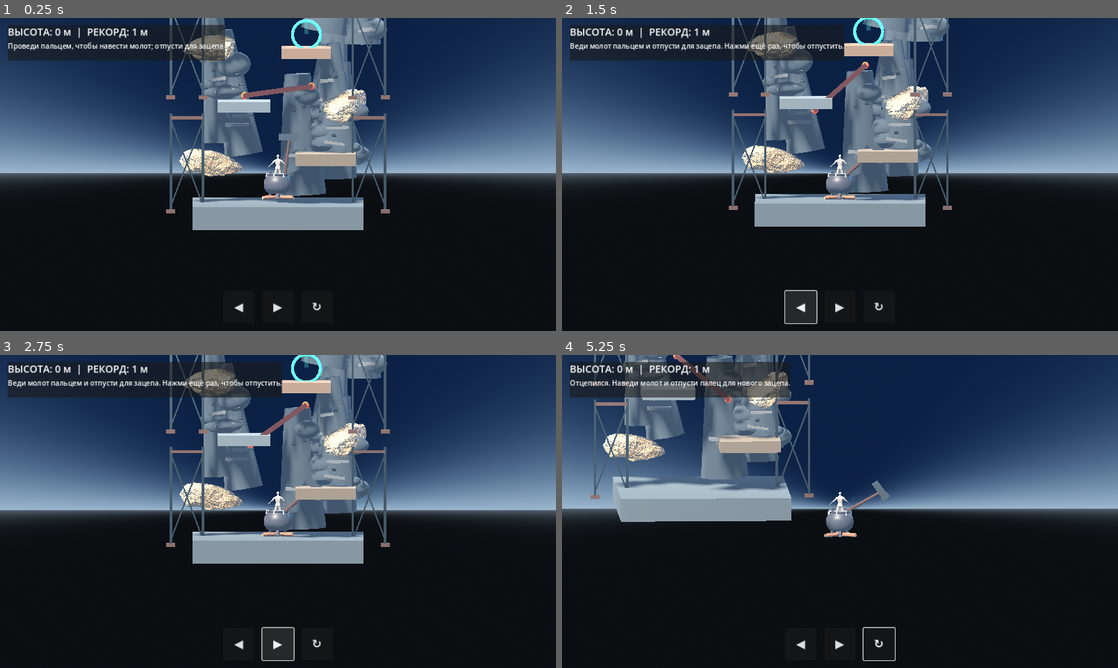
Above: before the commit, frames 1-4 (two rows, left to right).
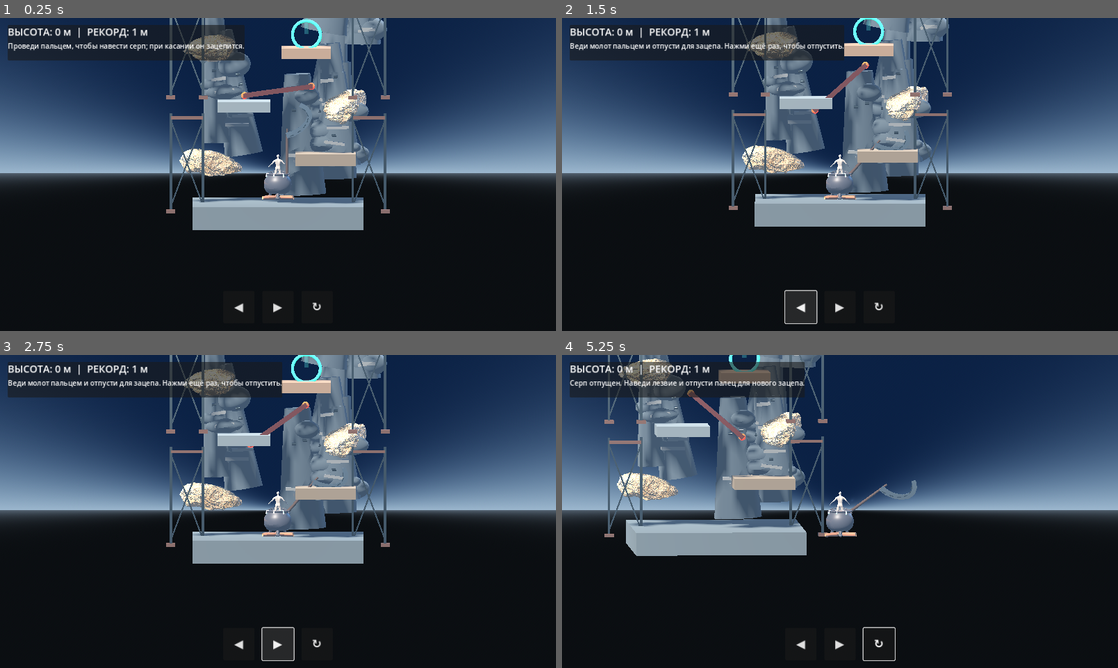
Above: after the commit, the same moments.

Repository: uchihabaha05-del/CLIMB-MASTER
Game: Godot game, scene res://scenes/main.tscn
Two runs of this game, one before a commit and one after it. Both use one fixed random seed, a clock stepped at 60 frames per second and the inputs below.
Inputs (mouse positions are in pixels of both pictures, inside the frame that each line leads up to):
- Up to frame 1 (0.25 s): no input
- Up to frame 2 (1.5 s): click "↻" at 0.5 s; click "◀" at 1.25 s
- Up to frame 3 (2.75 s): click "▶" at 2 s
- Up to frame 4 (5.25 s): move the mouse to (962, 495) at 2.77 s; hold Right (ui_right) 2.78-3.5 s; click (962, 495) at 2.92 s; drag from (728, 527) to (812, 574) at 3.52 s; move the mouse to (895, 442) at 4.27 s; hold Right (ui_right) 4.28-5 s; drag from (812, 574) to (673, 464) at 5.02 s

The runs differ from the first frame. In frame 1, 0.7% of the frame differs, in the area x 23-57%, y 2-60%; in frame 2, 0.1%; in frame 3, 0.1%; in frame 4, 19%, in the area x 0-100%, y 0-65%.

Commit message:
Replace hammer with large collision-aware scythe

Diff:
--- a/scripts/player.gd
+++ b/scripts/player.gd
@@ -5,7 +5,7 @@
 const MOVE_ACCEL := 8.0
 const AIR_STEER := 3.2
 const MAX_HORIZONTAL_SPEED := 7.5
-const HAMMER_REACH := 4.8
+const SCYTHE_REACH := 5.0
 const HOOK_SPRING := 34.0
 const HOOK_DAMPING := 7.5
 const MAX_HOOK_ACCEL := 42.0
@@ -15,6 +15,10 @@
 var mobile := {"left": false, "right": false}
 var hammer_pivot: Node3D
 var hammer_head: Node3D
+var scythe_contact_valid := false
+var scythe_contact_point := Vector3.ZERO
+var scythe_contact_collider: Object = null
+var scythe_probe := SphereShape3D.new()
 var aim_angle := -0.72
 var aim_elevation := 0.0
 var dragging := false
@@ -26,7 +30,7 @@
 var hook_cooldown := 0.0
 var imported_skeleton: Skeleton3D
 var posed_bones: Array[int] = []
-var hook_feedback := "Проведи пальцем, чтобы навести молот; отпусти для зацепа."
+var hook_feedback := "Проведи пальцем, чтобы навести серп; при касании он зацепится."
 
 func _ready() -> void:
     global_position.z = PLAY_PLANE_Z
@@ -43,7 +47,8 @@
         # Keep the source rig intact until its exact bone map is verified.
     else:
         _make_fallback_human()
-    _make_hammer()
+    scythe_probe.radius = 0.22
+    _make_scythe()
 
 func _apply_seated_pose(root: Node) -> void:
     imported_skeleton = _find_skeleton(root)
@@ -226,61 +231,138 @@
         eye.material_override = eye_material
         add_child(eye)
 
-func _make_hammer() -> void:
+func _make_scythe() -> void:
     hammer_pivot = Node3D.new()
-    hammer_pivot.position = Vector3(0.48, 0.95, 0)
+    hammer_pivot.position = Vector3(0.48, 0.95, 0.0)
     add_child(hammer_pivot)
 
-    var handle := MeshInstance3D.new()
-    var rod := CylinderMesh.new()
-    rod.top_radius = 0.065
-    rod.bottom_radius = 0.09
-    rod.height = 2.05
-    handle.mesh = rod
-    handle.position = Vector3(0, 1.0, 0)
-    handle.rotation.z = -0.12
     var wood := StandardMaterial3D.new()
-    wood.albedo_color = Color(0.25, 0.12, 0.055)
+    wood.albedo_color = Color(0.19, 0.105, 0.055)
     wood.roughness = 0.82
-    handle.material_override = wood
-    hammer_pivot.add_child(handle)
-
-    var grip_material := StandardMaterial3D.new()
-    grip_material.albedo_color = Color(0.12, 0.075, 0.045)
-    grip_material.roughness = 0.94
-    for band_y in [0.48, 0.58, 0.68]:
+    var shaft := MeshInstance3D.new()
+    var shaft_mesh := CylinderMesh.new()
+    shaft_mesh.top_radius = 0.055
+    shaft_mesh.bottom_radius = 0.085
+    shaft_mesh.height = 2.55
+    shaft.mesh = shaft_mesh
+    shaft.position = Vector3(0.0, 1.20, 0.0)
+    shaft.material_override = wood
+    hammer_pivot.add_child(shaft)
+
+    var grip_mat := StandardMaterial3D.new()
+    grip_mat.albedo_color = Color(0.095, 0.055, 0.032)
+    grip_mat.roughness = 0.95
+    for band_y in [0.35, 0.47, 0.59, 0.71]:
         var grip := MeshInstance3D.new()
         var grip_mesh := TorusMesh.new()
-        grip_mesh.inner_radius = 0.067
-        grip_mesh.outer_radius = 0.092
+        grip_mesh.inner_radius = 0.058
+        grip_mesh.outer_radius = 0.082
         grip.mesh = grip_mesh
-        grip.position = Vector3(0, band_y, 0)
+        grip.position = Vector3(0.0, band_y, 0.0)
         grip.rotation.x = PI * 0.5
-        grip.material_override = grip_material
+        grip.material_override = grip_mat
         hammer_pivot.add_child(grip)
 
+    var steel := StandardMaterial3D.new()
+    steel.albedo_color = Color(0.72, 0.79, 0.83)
+    steel.metallic = 0.96
+    steel.roughness = 0.17
+    steel.metallic_specular = 0.95
+
+    # Large crescent blade assembled from overlapping tapered-looking metal segments.
+    var blade_points: Array[Vector2] = [
+        Vector2(0.00, 2.12),
+        Vector2(0.34, 2.22),
+        Vector2(0.72, 2.43),
+        Vector2(1.02, 2.72),
+        Vector2(1.18, 3.04),
+        Vector2(1.17, 3.34),
+        Vector2(0.99, 3.58),
+        Vector2(0.72, 3.72)
+    ]
+    for i in range(blade_points.size() - 1):
+        var start := blade_points[i]
+        var finish := blade_points[i + 1]
+        var segment := MeshInstance3D.new()
+        var segment_mesh := BoxMesh.new()
+        var length := start.distance_to(finish)
+        segment_mesh.size = Vector3(length + 0.08, 0.30 - float(i) * 0.012, 0.12)
+        segment.mesh = segment_mesh
+        segment.position = Vector3((start.x + finish.x) * 0.5, (start.y + finish.y) * 0.5, 0.0)
+        segment.rotation.z = (finish - start).angle()
+        segment.material_override = steel
+        hammer_pivot.add_child(segment)
+
+    # Dark inner cutting edge gives the crescent a readable silhouette.
+    for i in range(1, blade_points.size() - 1):
+        var point := blade_points[i]
+        var edge := MeshInstance3D.new()
+        var edge_mesh := BoxMesh.new()
+        edge_mesh.size = Vector3(0.22, 0.045, 0.135)
+        edge.mesh = edge_mesh
+        edge.position = Vector3(point.x - 0.10, point.y - 0.12, 0.0)
+        edge.rotation.z = (blade_points[i + 1] - blade_points[i - 1]).angle()
+        var dark_steel := StandardMaterial3D.new()
+        dark_steel.albedo_color = Color(0.22, 0.29, 0.33)
+        dark_steel.metallic = 0.9
+        dark_steel.roughness = 0.25
+        edge.material_override = dark_steel
+        hammer_pivot.add_child(edge)
+
     hammer_head = Node3D.new()
-    hammer_head.position = Vector3(0, 2.02, 0)
+    hammer_head.position = Vector3(0.72, 3.72, 0.0)
     hammer_pivot.add_child(hammer_head)
 
-    var head_mesh := MeshInstance3D.new()
-    var box := BoxMesh.new()
-    box.size = Vector3(0.92, 0.34, 0.42)
-    head_mesh.mesh = box
-    var metal := StandardMaterial3D.new()
-    metal.albedo_color = Color(0.55, 0.59, 0.62)
-    metal.metallic = 0.92
-    metal.roughness = 0.2
-    head_mesh.material_override = metal
-    hammer_head.add_child(head_mesh)
-
-    var cap := MeshInstance3D.new()
-    var cap_mesh := BoxMesh.new()
-    cap_mesh.size = Vector3(0.2, 0.43, 0.46)
-    cap.mesh = cap_mesh
-    cap.position.x = 0.48
-    cap.material_override = metal
-    hammer_head.add_child(cap)
+func _scythe_sample_points() -> Array[Vector3]:
+    return [
+        Vector3(0.0, 0.65, 0.0),
+        Vector3(0.0, 1.15, 0.0),
+        Vector3(0.0, 1.70, 0.0),
+        Vector3(0.0, 2.15, 0.0),
+        Vector3(0.38, 2.25, 0.0),
+        Vector3(0.74, 2.48, 0.0),
+        Vector3(1.03, 2.76, 0.0),
+        Vector3(1.18, 3.08, 0.0),
+        Vector3(1.16, 3.37, 0.0),
+        Vector3(0.98, 3.58, 0.0),
+        Vector3(0.72, 3.72, 0.0)
+    ]
+
+func _query_scythe_collision(angle: float) -> Dictionary:
+    var space := get_world_3d().direct_space_state
+    var local_basis := Basis(Vector3(0.0, 0.0, 1.0), angle)
+    for local_point in _scythe_sample_points():
+        var world_point := hammer_pivot.global_position + local_basis * local_point
+        var query := PhysicsShapeQueryParameters3D.new()
+        query.shape = scythe_probe
+        query.transform = Transform3D(Basis.IDENTITY, world_point)
+        query.exclude = [get_rid()]
+        query.collide_with_bodies = true
+        query.collide_with_areas = false
+        var overlaps := space.intersect_shape(query, 4)
+        if not overlaps.is_empty():
+            var contact := space.get_rest_info(query)
+            if contact.is_empty():
+                var candidate: Dictionary = overlaps[0]
+                contact = {"position": world_point, "collider": candidate.get("collider")}
+            return contact
+    return {}
+
+func _try_lock_scythe_angle(previous_angle: float, next_angle: float) -> bool:
+    var delta_angle := next_angle - previous_angle
+    var steps := maxi(1, int(ceil(absf(delta_angle) / 0.045)))
+    for step in range(1, steps + 1):
+        var sample_angle := lerpf(previous_angle, next_angle, float(step) / float(steps))
+        var contact := _query_scythe_collision(sample_angle)
+        if not contact.is_empty():
+            scythe_contact_valid = true
+            scythe_contact_point = contact.get("position", hammer_pivot.global_position)
+            scythe_contact_point.z = PLAY_PLANE_Z
+            scythe_contact_collider = contact.get("collider")
+            return false
+    scythe_contact_valid = false
+    scythe_contact_collider = null
+    return true
 
 func set_mobile_input(key: String, pressed: bool) -> void:
     if mobile.has(key):
@@ -291,6 +373,8 @@
     aim_elevation = 0.0
     anchored = false
     dragging = false
+    scythe_contact_valid = false
+    scythe_contact_collider = null
     hammer_pivot.rotation = Vector3.ZERO
     hook_cooldown = 0.0
     _update_hammer_pose()
@@ -331,7 +415,11 @@
 
 func _aim_from_drag(relative: Vector2) -> void:
     # Both screen axes rotate the hammer inside the fixed side-view XY plane.
-    aim_angle = clampf(aim_angle + (relative.x - relative.y) * 0.009, -PI * 0.92, PI * 0.92)
+    var previous_angle := aim_angle
+    var proposed_angle := clampf(aim_angle + (relative.x - relative.y) * 0.009, -PI * 0.92, PI * 0.92)
+    if _try_lock_scythe_angle(previous_angle, proposed_angle):
+        aim_angle = proposed_angle
+    # If the blade would cross a solid object, keep the last safe angle.
     aim_elevation = 0.0
     _update_hammer_pose()
 
@@ -364,7 +452,7 @@
     global_position.z = PLAY_PLANE_Z
 
     # A hook remains attached to the world point, never to the moving player.
-    if anchored and global_position.distance_to(anchor_point) > HAMMER_REACH * 2.6:
+    if anchored and global_position.distance_to(anchor_point) > SCYTHE_REACH * 2.6:
         _release_hook()
     for collision_index in range(get_slide_collision_count()):
         var collision := get_slide_collision(collision_index)
@@ -399,62 +487,35 @@
     if hook_cooldown > 0.0:
         return
     _update_hammer_pose()
-    var origin := hammer_head.global_position
-    var direction := (hammer_pivot.global_transform.basis * Vector3.UP).normalized()
-    var space := get_world_3d().direct_space_state
+
+    # If the blade touched a solid object while aiming, hook that exact contact.
     var hit: Dictionary = {}
-
-    # Sweep a small sphere along the hammer path for forgiving mobile controls.
-    var probe := SphereShape3D.new()
-    probe.radius = 0.24
-    var shape_query := PhysicsShapeQueryParameters3D.new()
-    shape_query.shape = probe
-    shape_query.exclude = [get_rid()]
-    shape_query.collide_with_bodies = true
-    shape_query.collide_with_areas = false
-    var step_distance := 0.16
-    var distance := step_distance
-    while distance <= HAMMER_REACH:
-        shape_query.transform = Transform3D(Basis.IDENTITY, origin + direction * distance)
-        var overlaps := space.intersect_shape(shape_query, 8)
-        if not overlaps.is_empty():
-            hit = space.get_rest_info(shape_query)
-            if hit.is_empty():
-                var candidate: Dictionary = overlaps[0]
-                if candidate.has("collider") and candidate["collider"] is CollisionObject3D:
-                    hit = {"collider": candidate["collider"], "position": origin + direction * distance}
-            if not hit.is_empty():
-                break
-        distance += step_distance
-
-    # A wider ray fan also catches narrow ledges and platform edges.
-    if hit.is_empty():
-        var side := direction.cross(Vector3.FORWARD).normalized()
-        if side.length() < 0.1:
-            side = Vector3.RIGHT
-        var query := PhysicsRayQueryParameters3D.create(origin, origin + direction * HAMMER_REACH)
+    if scythe_contact_valid:
+        hit = {"position": scythe_contact_point, "collider": scythe_contact_collider}
+    else:
+        var origin := hammer_pivot.global_position
+        var direction := (hammer_pivot.global_transform.basis * Vector3.UP).normalized()
+        var space := get_world_3d().direct_space_state
+        var query := PhysicsRayQueryParameters3D.create(origin, origin + direction * SCYTHE_REACH)
         query.exclude = [get_rid()]
         query.collide_with_areas = false
-        for offset in [Vector3.ZERO, side * 0.18, -side * 0.18, Vector3.UP * 0.18, Vector3.DOWN * 0.18, side * 0.32, -side * 0.32]:
-            query.from = origin + offset
-            query.to = origin + offset + direction * HAMMER_REACH
-            hit = space.intersect_ray(query)
-            if not hit.is_empty():
-                break
+        hit = space.intersect_ray(query)
 
     if not hit.is_empty():
-        anchor_point = hit.get("position", origin + direction * minf(distance, HAMMER_REACH))
+        anchor_point = hit.get("position", hammer_head.global_position)
         anchor_point.z = PLAY_PLANE_Z
         var actual_distance := global_position.distance_to(anchor_point)
-        rope_length = maxf(1.0, actual_distance - 0.65)
+        rope_length = maxf(1.0, actual_distance - 0.55)
         anchored = true
         hook_cooldown = 0.22
-        hook_feedback = "Зацеп! Нажми один раз, чтобы отцепиться."
+        hook_feedback = "Серп зацепился! Нажми, чтобы отпустить."
     else:
         anchored = false
-        hook_feedback = "Не попал. Подведи молот ближе к камню или платформе."
+        hook_feedback = "Серп не зацепился. Подведи лезвие к камню или платформе."
 
 func _release_hook() -> void:
     anchored = false
     hook_cooldown = 0.12
-    hook_feedback = "Отцепился. Наведи молот и отпусти палец для нового зацепа."
+    scythe_contact_valid = false
+    scythe_contact_collider = null
+    hook_feedback = "Серп отпущен. Наведи лезвие и отпусти палец для нового зацепа."
